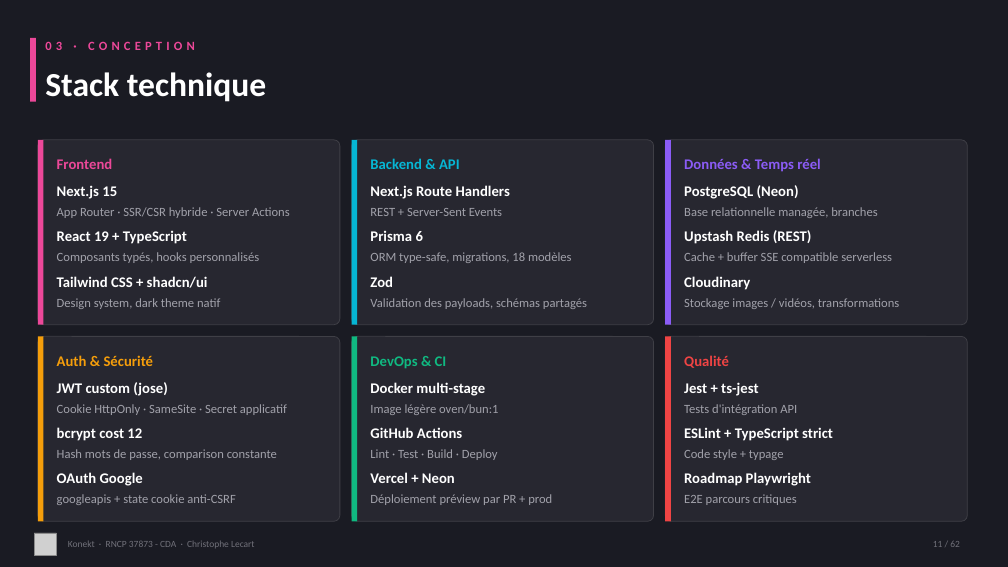
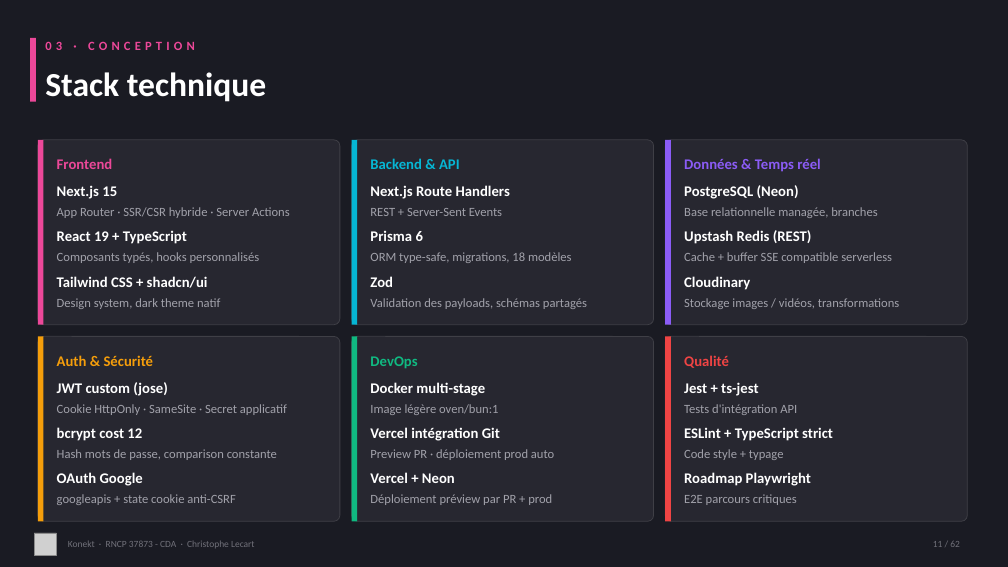
Before and after one commit to CLecart/social-network, a slide deck: slide 11 of dossier-certification/00-presentation/Konekt_RNCP_37873_Support_Visuel.pptx. Drawn at 1008x567 pixels with LibreOffice and Linux fonts; fonts in the diff are those of the drawing; grey boxes stand for pictures. Boxes give left, top, right and bottom in pixels: in the first picture for what was removed or moved away, otherwise in the second. Text is boxed around its words. In the diff, an @@ line names an element or a change of style, - is before the commit and + after.

```diff
--- a/dossier-certification/00-presentation/Konekt_RNCP_37873_Support_Visuel.pptx
+++ b/dossier-certification/00-presentation/Konekt_RNCP_37873_Support_Visuel.pptx
@@ text at <box>370,356,417,369</box>: text changed @@
-DevOps & CI
+DevOps
@@ text at <box>370,427,500,441</box>: text changed @@
-GitHub Actions
+Vercel intégration Git
@@ text at <box>370,449,554,460</box>: text changed @@
-Lint · Test · Build · Deploy
+Preview PR · déploiement prod auto
```
Also in this commit, not shown: 9 other slides changed, 1 slide added, 1 slide removed.
